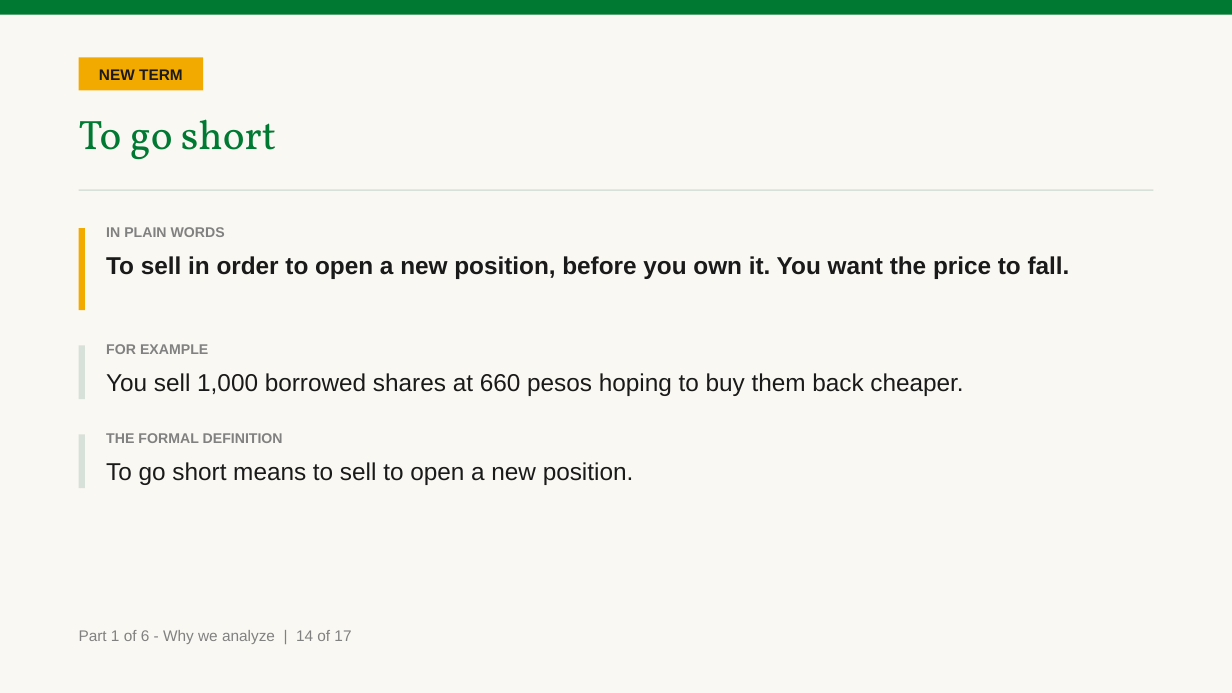
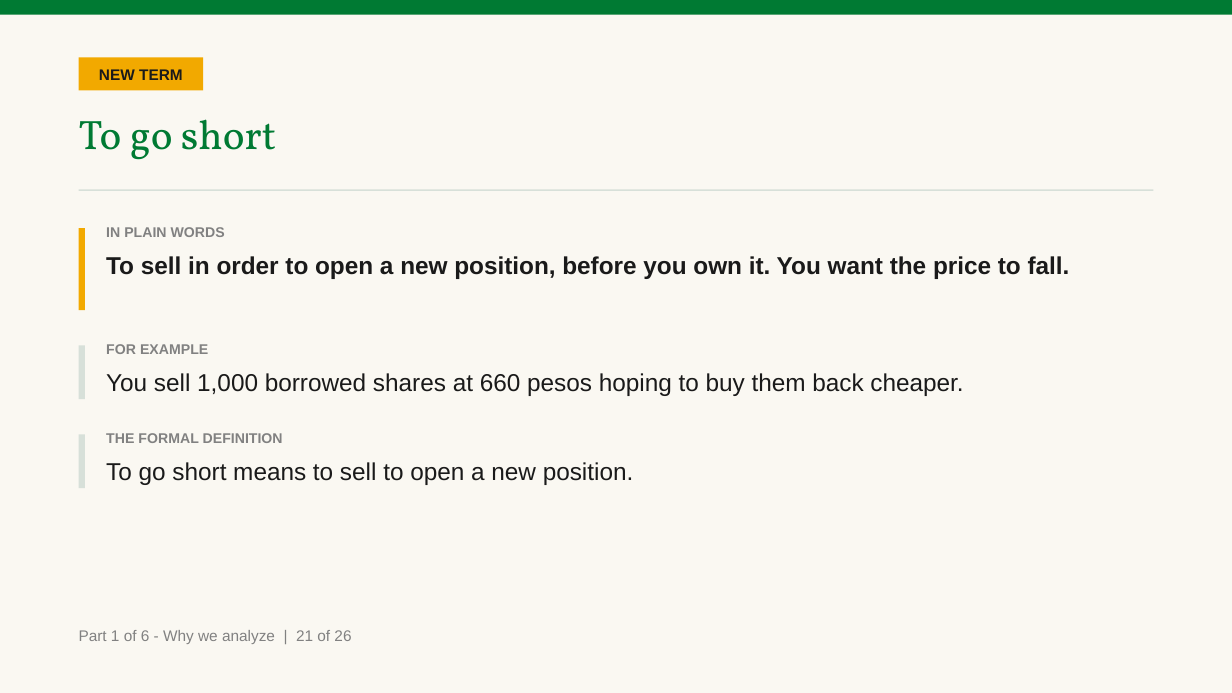
Before and after one commit to benjiesotelo-sudo/Telos_FIN1209, a slide deck: slide 30 of chapter-01/FIN1209-Chapter-01.pptx (slide 23 before the commit). Drawn at 1232x693 pixels with LibreOffice and Linux fonts; fonts in the diff are those of the drawing. Boxes give left, top, right and bottom in pixels: in the first picture for what was removed or moved away, otherwise in the second. Text is boxed around its words. In the diff, an @@ line names an element or a change of style, - is before the commit and + after.

```diff
--- a/chapter-01/FIN1209-Chapter-01.pptx
+++ b/chapter-01/FIN1209-Chapter-01.pptx
@@ text at box(79, 630, 351, 644): text changed @@
-Part 1 of 6 - Why we analyze | 14 of 17
+Part 1 of 6 - Why we analyze | 21 of 26
```
Also in this commit, not shown: 16 other slides changed, 9 slides added, 7 other files.
